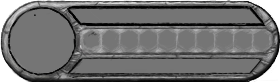
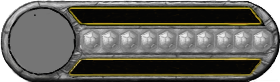
The second 280 × 82 image is a revision of the first. Changes to its layers:
showed group "Group 4" (1 layers) over [68,57,263,77]
showed group "Group 3" (1 layers) over [68,6,267,26]
showed group "Group 1" (10 layers) over [83,30,271,51]
painted on "Layer 9 copy 9" over [253,30,271,51]
painted on "Layer 9 copy 8" over [234,31,251,51]
painted on "Layer 9 copy 7" over [216,30,234,51]
painted on "Layer 9 copy 6" over [196,30,213,51]
painted on "Layer 9 copy 5" over [178,30,196,51]
painted on "Layer 9 copy 4" over [158,30,175,51]
painted on "Layer 9 copy 3" over [140,30,158,51]
painted on "Layer 9 copy 2" over [120,30,137,51]
painted on "Layer 9 copy" over [101,30,118,51]
painted on "Layer 9" over [83,30,101,51]
